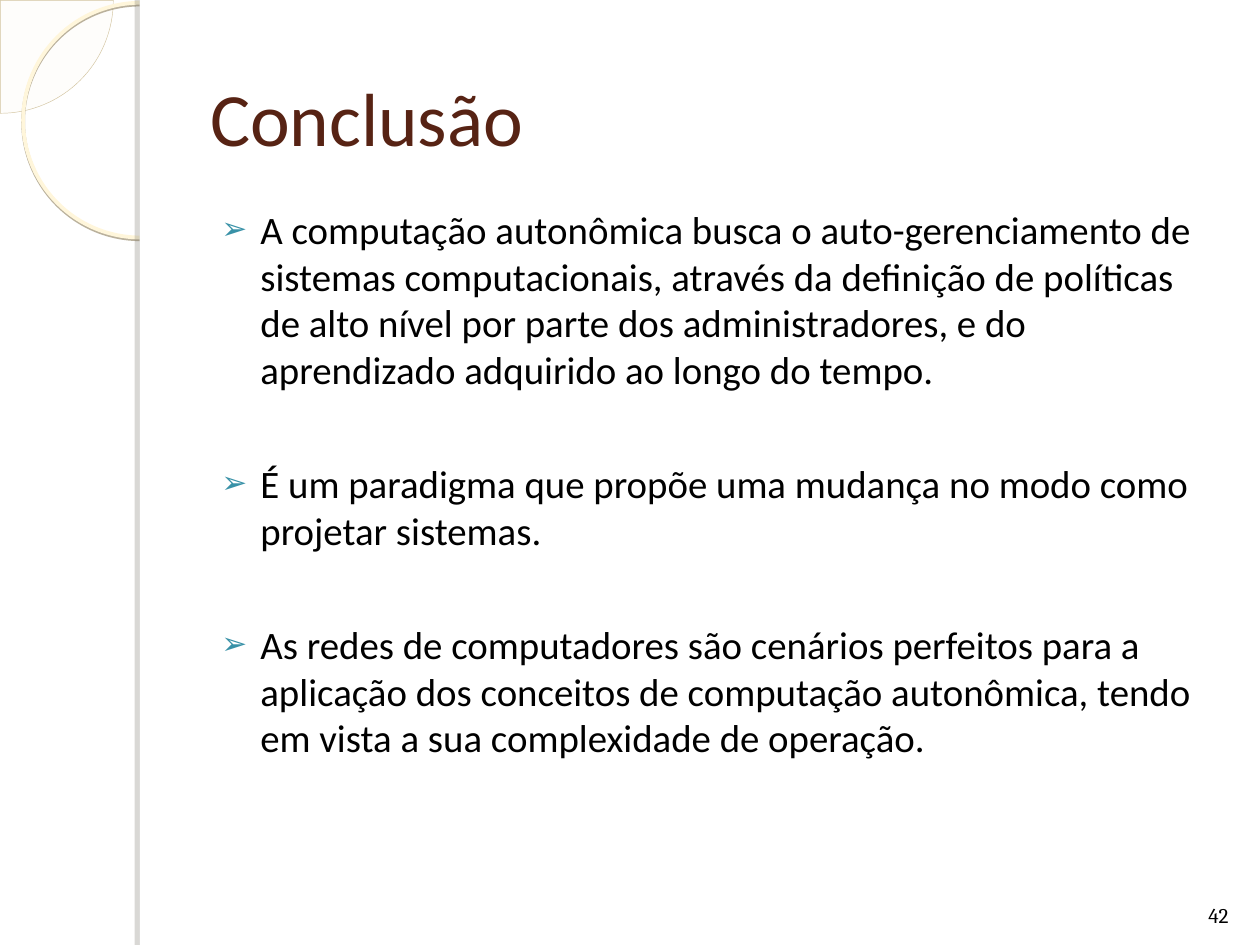
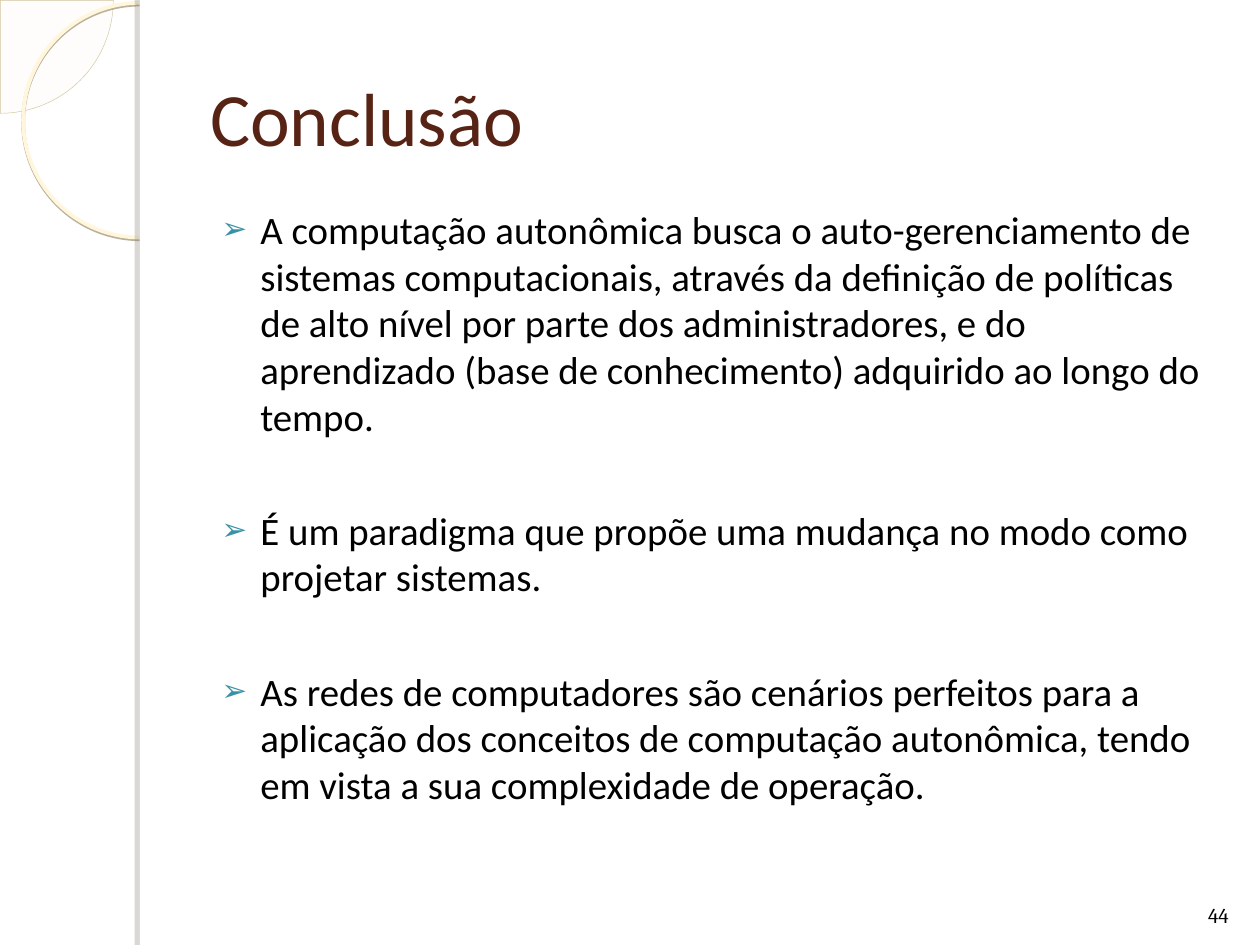
Before and after one commit to humbertogaliza/relatorio-mob655, a slide deck: slide 44 of Apresentação Redes Autonômicas.ppt (slide 42 before the commit). Drawn at 1260x945 pixels with LibreOffice and Linux fonts; fonts in the diff are those of the drawing; background and template pictures are left out. Boxes give left, top, right and bottom in pixels: in the first picture for what was removed or moved away, otherwise in the second. Text is boxed around its words. In the diff, an @@ line names an element or a change of style, - is before the commit and + after.

Commit message:
added presentation powerpoint v5

```diff
--- a/Apresentação Redes Autonômicas.ppt
+++ b/Apresentação Redes Autonômicas.ppt
@@ text at box(260, 217, 1200, 438): text changed @@
-➢ A computação autonômica busca o auto-gerenciamento de sistemas computacionais, através da definição de políticas de alto nível por parte dos administradores, e do aprendizado adquirido ao longo do tempo.
+➢ A computação autonômica busca o auto-gerenciamento de sistemas computacionais, através da definição de políticas de alto nível por parte dos administradores, e do aprendizado (base de conhecimento) adquirido ao longo do tempo.
@@ page number at box(1208, 908, 1229, 923): text changed @@
-42
+44
```
Also in this commit, not shown: 6 other slides changed, 2 slides added, 1 other file.
